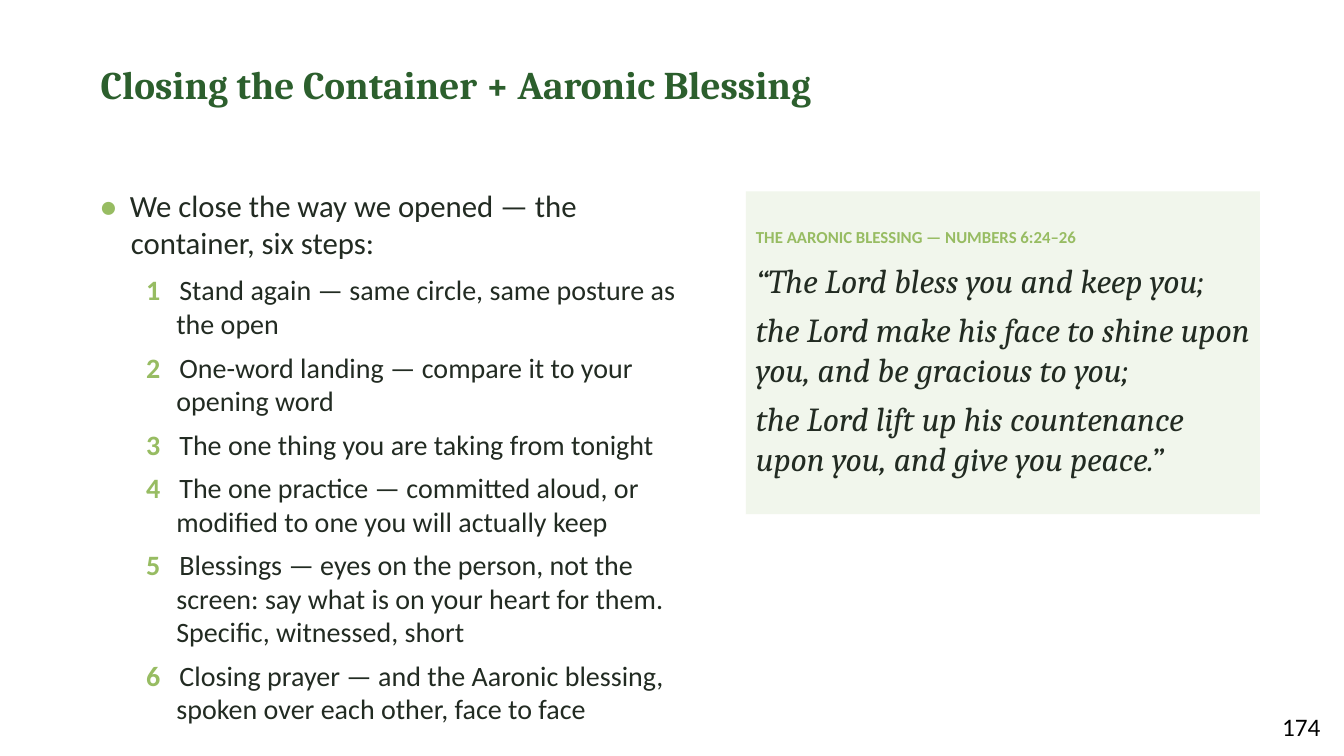
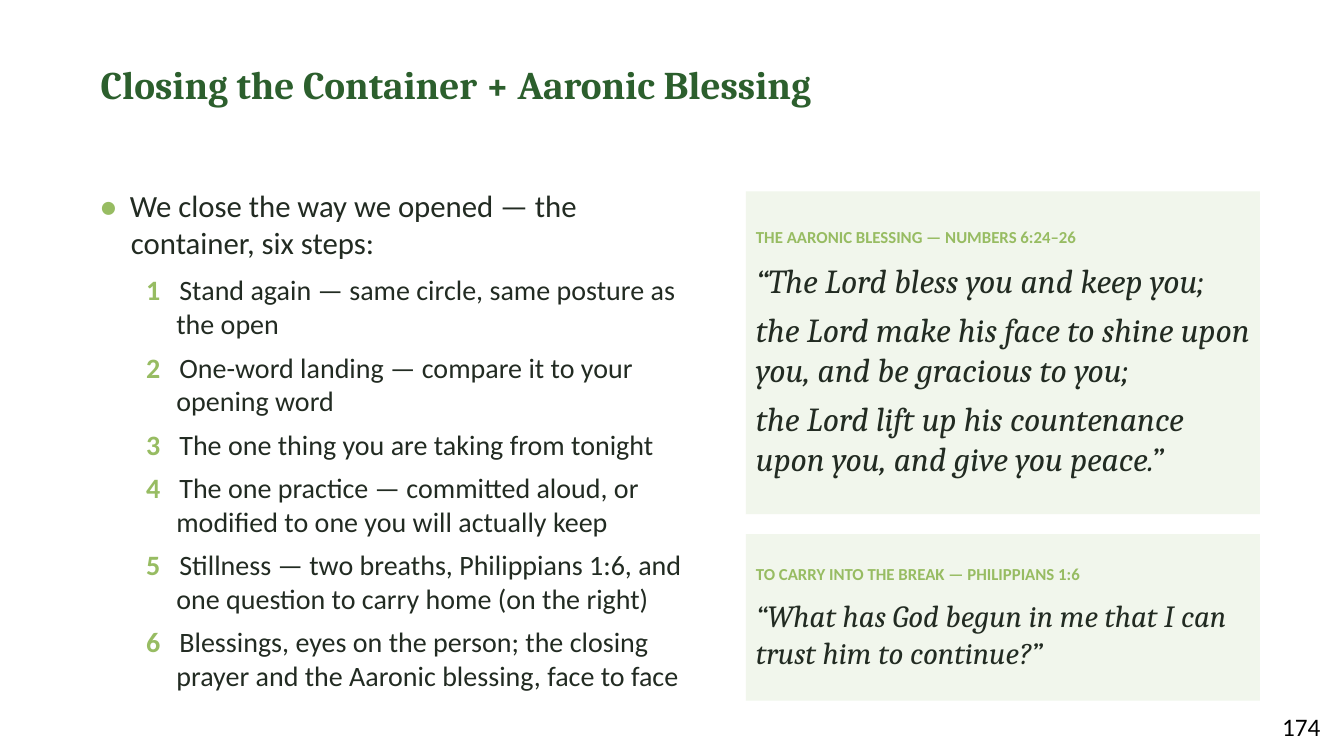
Before and after one commit to jgtittle-ministries/fellowship-of-the-heart-pilot-at-cca, a slide deck: slide 17 of docs/evening/materials/evening-08-slides.pptx. Drawn at 1344x756 pixels with LibreOffice and Linux fonts; fonts in the diff are those of the drawing. Boxes give left, top, right and bottom in pixels: in the first picture for what was removed or moved away, otherwise in the second. Text is boxed around its words. In the diff, an @@ line names an element or a change of style, - is before the commit and + after.

```diff
--- a/docs/evening/materials/evening-08-slides.pptx
+++ b/docs/evening/materials/evening-08-slides.pptx
@@ rectangle added at (746,534,1260,701), fill #F1F6EC, 22 pt, text #222B22, italic @@
+TO CARRY INTO THE BREAK — PHILIPPIANS 1:6
+“What has God begun in me that I can trust him to continue?”
@@ text at (146,555,681,691): text changed @@
-5 Blessings — eyes on the person, not the screen: say what is on your heart for them. Specific, witnessed, short
-6 Closing prayer — and the Aaronic blessing, spoken over each other, face to face
+5 Stillness — two breaths, Philippians 1:6, and one question to carry home (on the right)
+6 Blessings, eyes on the person; the closing prayer and the Aaronic blessing, face to face
```
Also in this commit, not shown: 1 other slide changed, 16 other files.
